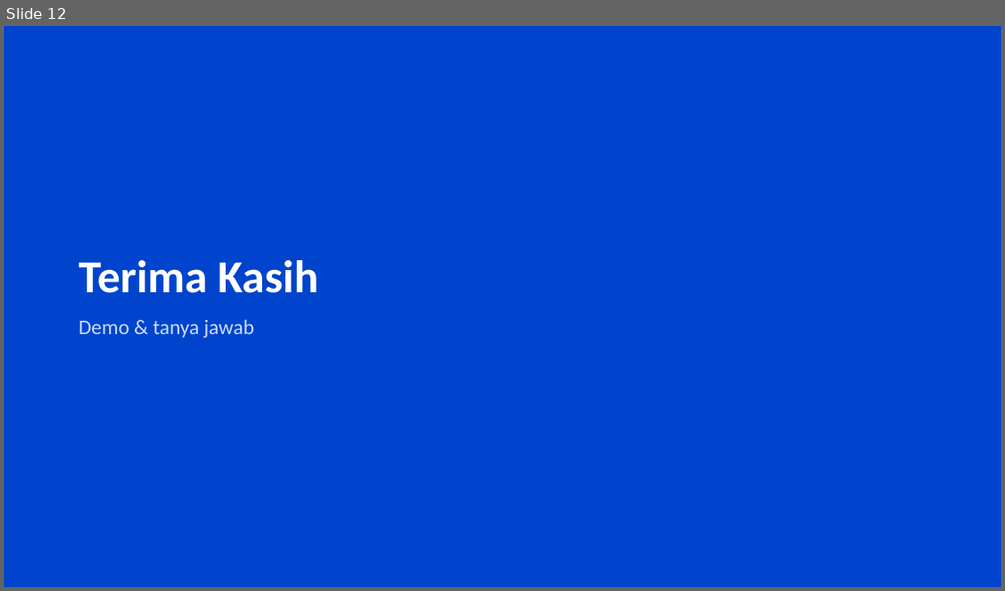
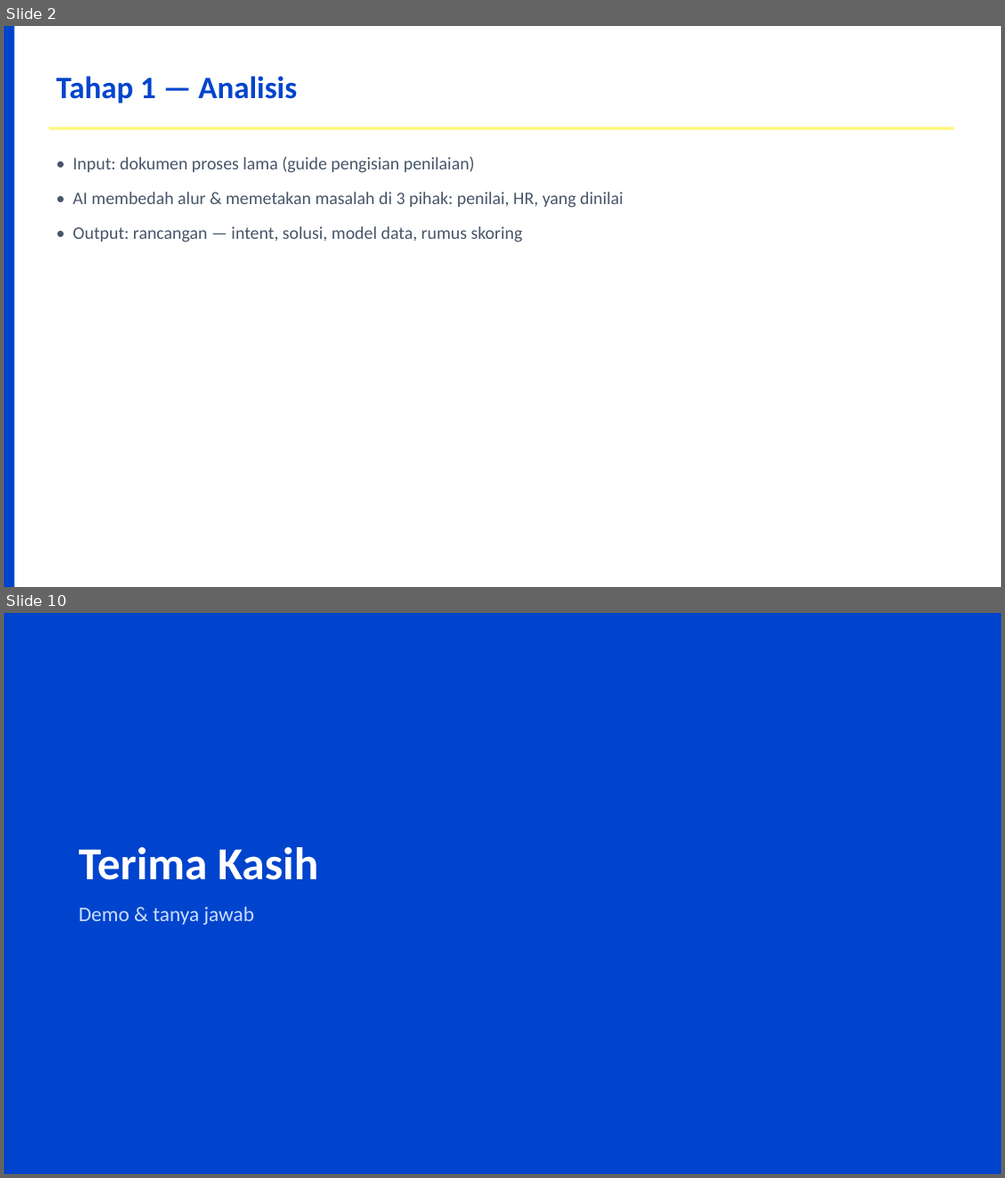
Before and after one commit to dhenta312/hackathon-appraisal, a slide deck: Presentasi-Penilaian-Kinerja.pptx. Shown one above the other, each under a label of ours: slide 12 before the commit, slides 2 and 10 after it; the slides between them are not shown. The pictures are 1005x591 and 1005x1178 pixels, drawn with LibreOffice and Linux fonts; fonts in the diff are those of the drawing. Boxes give left, top, right and bottom in pixels: in the first picture for what was removed or moved away, otherwise in the second. Text is boxed around its words. In the diff, an @@ line names an element or a change of style, - is before the commit and + after.

```diff
--- a/Presentasi-Penilaian-Kinerja.pptx
+++ b/Presentasi-Penilaian-Kinerja.pptx
@@ slide 2 added at box(4, 26, 1001, 587), background #FFFFFF @@
@@ rectangle added at box(4, 26, 15, 587), fill #0044CD @@
@@ text added at box(57, 76, 297, 103), 30 pt, text #0044CD, bold @@
+Tahap 1 — Analisis
@@ rectangle added at box(48, 127, 954, 130), fill #FFF67A @@
@@ text added at box(73, 156, 623, 242), 17 pt, text #475569 @@
+• Input: dokumen proses lama (guide pengisian penilaian)
+• AI membedah alur & memetakan masalah di 3 pihak: penilai, HR, yang dinilai
+• Output: rancangan — intent, solusi, model data, rumus skoring
@@ what was slide 12 is now slide 10 @@
```
Also in this commit, not shown: 2 slides changed, 6 other slides added, 9 slides removed, 2 other files.
